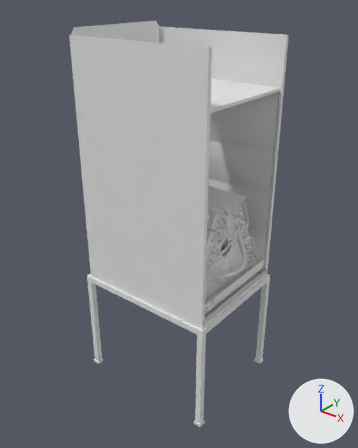
The Blender file vl.vlabs.com.ua/models/hvac/airHandlerCabinet/airHandlerCabinet.blend: old version first, new version second.
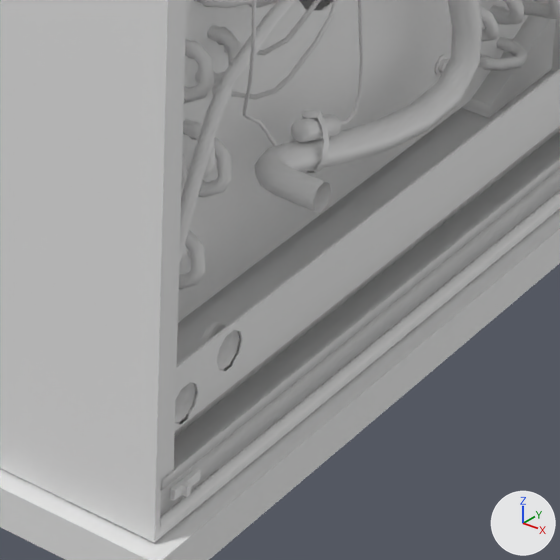
Each version appears first whole from a camera (50 mm lens) standing at (1.279, -1.596, 1.792) and looking at (0.006, -0.005, 0.806), and next in a close-up on the part from 51% to 72% of the width and 57% to 74% of the height. Arrows for +X, +Y and +Z are at lower right; the lights stay in place. Materials are left out; every surface is plain grey.

The first close-up shows 'airFilter317659-403', 'airFilterSlotLid', 'airHandlerCabinet', 'airHandlerStand', 'evaporatorACoil', 'evaporatorACoilDripPan'.
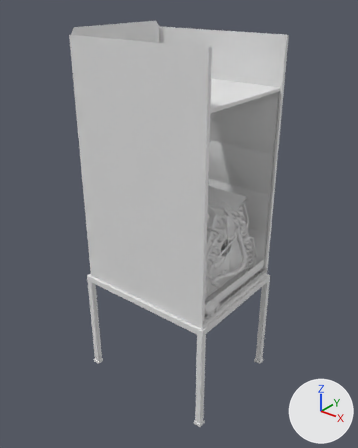
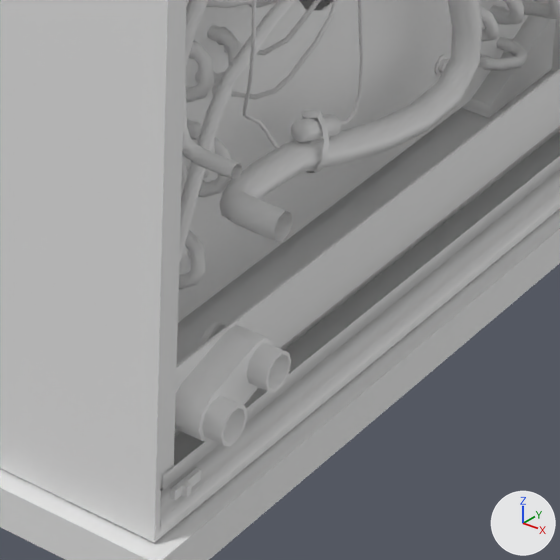
Commit message: VLabs: air handler cabinet model in progrss

Location of each change, [x1, y1, x2, y2] in pixels of the close-ups (560 x 560 px; the box of a moved part takes in the faces that stretch with it):
'evaporatorACoilDripPan', reshaped: before [175, 15, 560, 437]; after [175, 15, 560, 447]
'airFilterSlotLid', reshaped: before [160, 160, 560, 531]; after [160, 156, 560, 532]
part 1 of me_evaporatoracoildrippangeometry_001, added: after [175, 325, 274, 443]
part 2 of me_evaporatoracoildrippangeometry_001, built on: before [175, 72, 560, 431]; after [175, 72, 560, 447]
part 3 of me_evaporatoracoilgeometry_001, added: after [182, 0, 243, 180]
part 4 of me_evaporatoracoilgeometry_001, moved or reshaped: before [254, 142, 331, 213]; after [219, 138, 324, 242]
part 5 of me_airfilterslotlidgeometry, moved or reshaped: before [162, 160, 560, 490]; after [163, 156, 560, 490]

Edits to the bpy script that builds the scene:
```text
Change me_evaporatoracoildrippangeometry_001:
    used by ob_evaporatoracoildrippan; parent = ob_airhandlercabinet; location = (0.0, 0.0, 0.0384); rotation_euler = (0.0, 1.571, 0.0), in degrees (0, 90, 0)
    remove me_evaporatoracoildrippangeometry_001.from_pydata(...)  # 171 vertices, 109 faces, 19 loose edges; spans x -0.051..0.0, y -0.26..0.26, z -0.316..0.316
    add me_evaporatoracoildrippangeometry_001.from_pydata(...)  # 212 vertices, 175 faces; spans x -0.051..0.0, y -0.26..0.26, z -0.316..0.349
    me_evaporatoracoildrippangeometry_001 part 1: a new loose piece of 24 vertices spanning x -0.049..-0.007, y -0.232..-0.159, z 0.316..0.336
    me_evaporatoracoildrippangeometry_001 part 2
    43 vertices are removed from x -0.046..-0.009, y -0.228..-0.163, z 0.314..0.316
    32 faces are deleted
    19 loose edges are deleted
    20 vertices are added at x -0.044..-0.012, y -0.227..-0.164, z 0.324
    20 new vertices lie (0.0, 0.0, 0.033) away from vertices in x -0.046..-0.009, y -0.23..-0.162, z 0.316
    20 new vertices lie (0.0, 0.0, 0.025) away from vertices in x -0.044..-0.012, y -0.227..-0.164, z 0.324
    28 new faces join them
    57 new faces join them, smooth
Change me_evaporatoracoilgeometry_001:
    used by ob_evaporatoracoil; parent = ob_evaporatoracoildrippan; location = (0.0, 0.0, 0.0144); rotation_euler = (0.436, 0.0, 0.0), in degrees (25, 0, 0)
    remove me_evaporatoracoilgeometry_001.from_pydata(...)  # 8065 vertices, 7115 faces; spans x -0.308..0.338, y -0.207..0.252, z -0.075..0.45
    add me_evaporatoracoilgeometry_001.from_pydata(...)  # 8201 vertices, 7243 faces; spans x -0.308..0.343, y -0.207..0.252, z -0.075..0.45
    me_evaporatoracoilgeometry_001 part 3: a new loose piece of 136 vertices spanning x 0.285..0.343, y -0.128..0.029, z 0.237..0.349
    me_evaporatoracoilgeometry_001 part 4: 62 vertices moved from x 0.285..0.338, y -0.076..0.004, z 0.103..0.154 to x 0.287..0.338, y -0.11..-0.031, z 0.119..0.17
Change me_airfilterslotlidgeometry:
    where me_airfilterslotlidgeometry.from_pydata(...)  # 48 vertices, 28 faces; spans x -0.004..0.004, y -0.26..0.26, z -0.018..0.018
    used by ob_airfilterslotlid; parent = ob_airhandlercabinet; location = (0.333, 0.000702, 0.552)
    me_airfilterslotlidgeometry part 5
    me_airfilterslotlidgeometry.vertices[10].co: (0.0, -0.26, 0.018) -> (0.0, -0.26, 0.021)  # pixel (162, 479) -> pixel (162, 475)
    me_airfilterslotlidgeometry.vertices[11].co: (0.0, 0.26, 0.018) -> (0.0, 0.26, 0.021)
```
